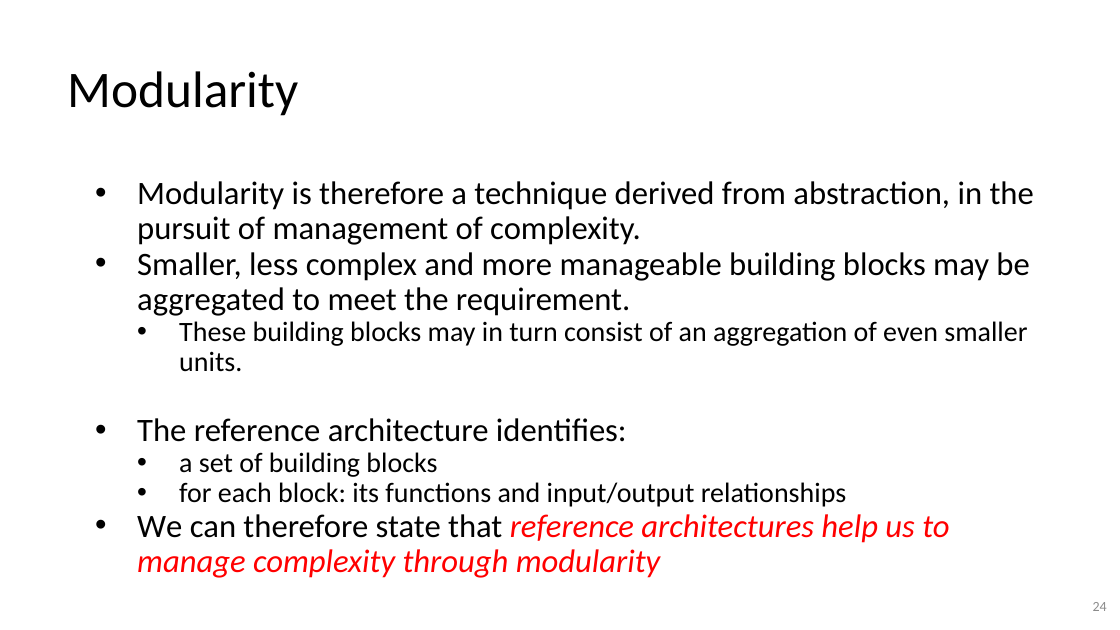
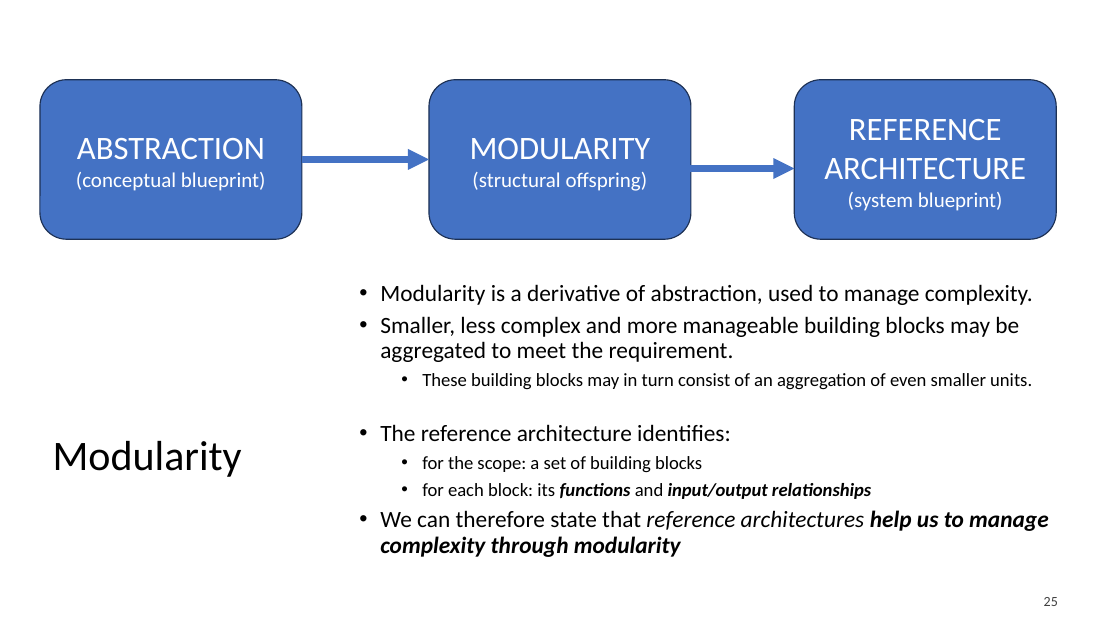
Before and after one commit to lukacassar/hw, a slide deck: slide 25 of CCE2414/1. Networking Foundations.pptx (slide 24 before the commit). Drawn at 1120x630 pixels with LibreOffice and Linux fonts; fonts in the diff are those of the drawing. Boxes give left, top, right and bottom in pixels: in the first picture for what was removed or moved away, otherwise in the second. Text is boxed around its words. In the diff, an @@ line names an element or a change of style, - is before the commit and + after.

```diff
--- a/CCE2414/1. Networking Foundations.pptx
+++ b/CCE2414/1. Networking Foundations.pptx
@@ rounded rectangle added at bbox=[40, 80, 302, 239], fill #4472C4, outline #1E3256 1 pt, 18 pt, text #FFFFFF @@
+ABSTRACTION
+(conceptual blueprint)
@@ rounded rectangle added at bbox=[429, 80, 691, 239], fill #4472C4, outline #1E3256 1 pt, 18 pt, text #FFFFFF @@
+MODULARITY
+(structural offspring)
@@ rounded rectangle added at bbox=[795, 80, 1057, 239], fill #4472C4, outline #1E3256 1 pt, 28 pt, text #FFFFFF @@
+REFERENCE ARCHITECTURE
+(system blueprint)
@@ arrow added from (302, 160) to (429, 160), #4472C4 6 pt @@
@@ arrow added from (644, 169) to (795, 169), #4472C4 6 pt @@
@@ text "Modularity is a derivative of ...": place and size @@
-text "Modularity is a derivative of ..." at bbox=[137, 181, 1034, 578]
+text "Modularity is a derivative of ..." at bbox=[380, 284, 1049, 557]
@@ text "Modularity is a derivative of ..." at bbox=[380, 284, 1049, 557]: vertical alignment top to middle @@
@@ text at bbox=[380, 284, 1033, 305]: text changed; size 28 to 20 pt @@
-• Modularity is therefore a technique derived from abstraction, in the pursuit of management of complexity.
+• Modularity is a derivative of abstraction, used to manage complexity.
@@ text at bbox=[380, 316, 1049, 557]: size 28 to 20 pt in "Smaller, less complex and more manageable building ...", "The reference architecture identifies:", "We can therefore state that reference architectures ..."; size 24 to 16 pt in "These building blocks may in turn consist ...", "for each block: its functions and input/output ..."; bold on in "functions input/output relationships", "help us to manage complexity through modularity"; italic on in "functions input/output relationships"; text colour #FF0000 to #000000 in "reference architectures help us to manage complexity ..."; indent changed; more space between paragraphs @@
@@ title "Modularity": place and size @@
-title "Modularity" at bbox=[67, 71, 298, 116]
+title "Modularity" at bbox=[53, 441, 242, 477]
@@ title "Modularity" at bbox=[53, 441, 242, 477]: size 44 to 36 pt; vertical alignment bottom to middle @@
@@ text at bbox=[422, 456, 702, 473]: text changed; size 24 to 16 pt @@
-  • a set of building blocks
+  • for the scope: a set of building blocks
@@ page number added at bbox=[1044, 597, 1058, 606], 12 pt, text #404040 @@
+25
@@ page number removed at bbox=[1093, 602, 1107, 611] @@
-24
```
Also in this commit, not shown: 54 other slides changed, 12 slides added, 5 slides removed.
